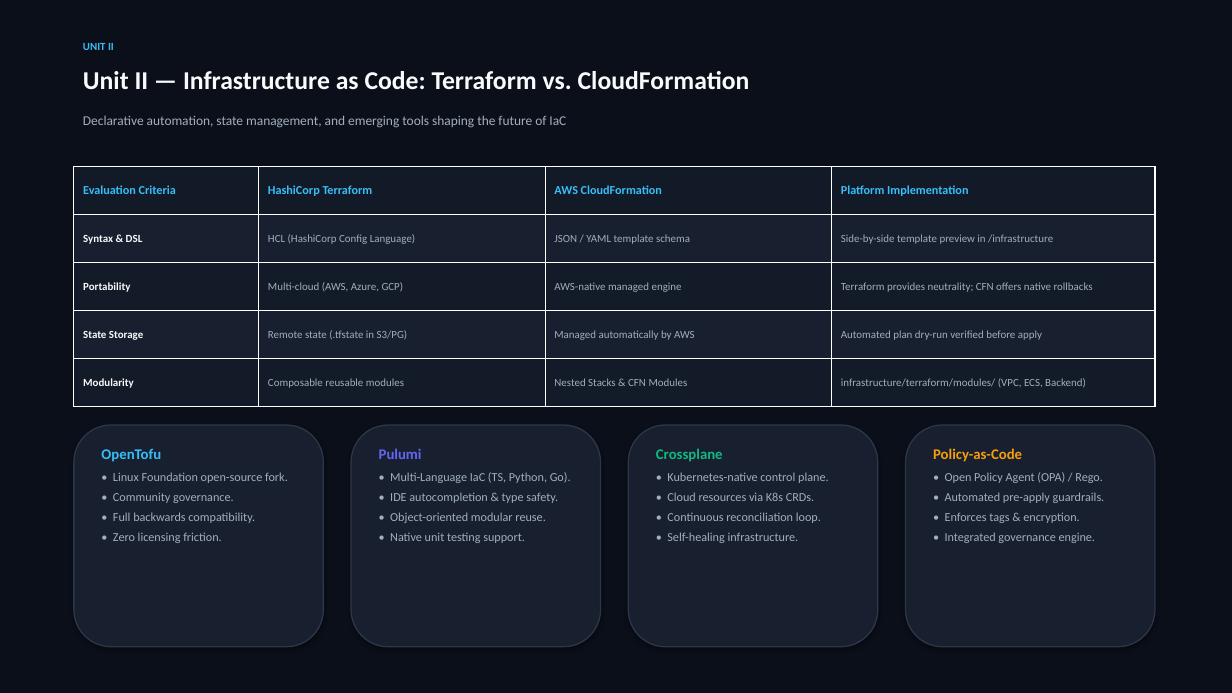
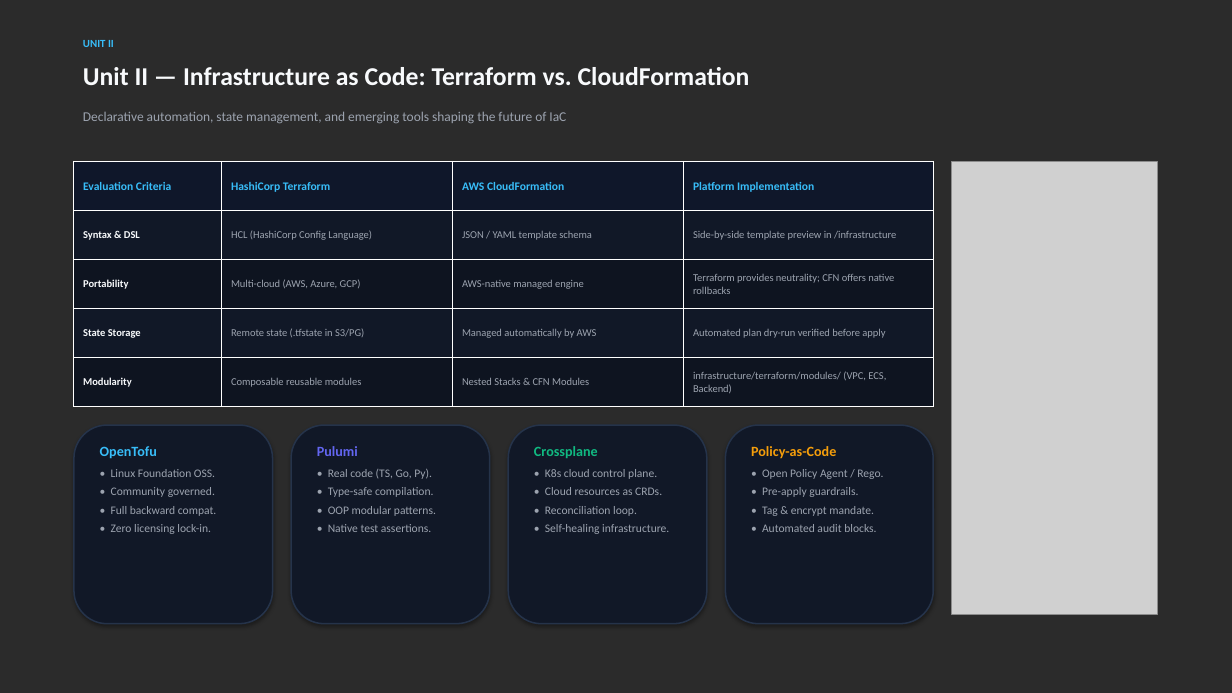
Before and after one commit to phanindra267/DevOps-WebApp, a slide deck: slide 6 of CloudOps_Sentinel_INT378_Presentation.pptx. Drawn at 1232x693 pixels with LibreOffice and Linux fonts; fonts in the diff are those of the drawing; grey boxes stand for pictures; background and template pictures are left out; a plain dark background stands for a picture behind light text. Boxes give left, top, right and bottom in pixels: in the first picture for what was removed or moved away, otherwise in the second. Text is boxed around its words. In the diff, an @@ line names an element or a change of style, - is before the commit and + after.

Commit message:
feat(ui,deck): elevate UI and presentation with rich backgrounds, side graphics, and interactive workbench

```diff
--- a/CloudOps_Sentinel_INT378_Presentation.pptx
+++ b/CloudOps_Sentinel_INT378_Presentation.pptx
@@ background #FFFFFF to picture (left out) @@
@@ rectangle removed at [0, 0, 1232, 693] @@
@@ text "Unit II — Infrastructure as ...": place and size @@
-text "Unit II — Infrastructure as ..." at [83, 71, 750, 89]
+text "Unit II — Infrastructure as ..." at [83, 67, 750, 85]
@@ text "Declarative automation, state management, and ..." at [83, 111, 566, 123]: text colour #A0AEC0 to #9CA3AF @@
@@ table at [74, 162, 933, 407] @@
@@ fill #121A28 to #0F172A in row 1 @@
@@ fill #18202F to #111827 in 8 cells @@
@@ fill #141B28 to #0E1420 in 8 cells @@
@@ size 9.5 to 9 pt in "Evaluation Criteria", "HashiCorp Terraform", "AWS CloudFormation", "Platform Implementation" @@
@@ size 8.5 to 8.2 pt in "Syntax & DSL", "HCL (HashiCorp Config Language)", "JSON / YAML template schema", "Side-by-side template preview in /infrastructure" and 12 more places @@
@@ text colour #A0AEC0 to #9CA3AF in "HCL (HashiCorp Config Language)", "JSON / YAML template schema", "Side-by-side template preview in /infrastructure", "Multi-cloud (AWS, Azure, GCP)" and 8 more places @@
@@ table: place and size @@
-table at [74, 166, 1155, 407]
+table at [74, 162, 933, 407]
@@ picture added at [952, 162, 1158, 615] @@
@@ rounded rectangle: place and size @@
-rounded rectangle at [74, 425, 323, 647]
+rounded rectangle at [74, 425, 273, 624]
@@ text at [100, 446, 157, 459]: size 11.5 to 11 pt in "OpenTofu"; less space between paragraphs @@
@@ fill #18202F to #111827; outline #2D3748 1 pt to #25334A 1.2 pt in 3 elements at [74, 425, 273, 624], [726, 425, 933, 624], [291, 425, 490, 624] @@
@@ rounded rectangle: place and size @@
-rounded rectangle at [351, 425, 601, 647]
+rounded rectangle at [291, 425, 490, 624]
@@ text added at [317, 446, 436, 532], 9 pt, text #9CA3AF @@
+Pulumi
+• Real code (TS, Go, Py).
+• Type-safe compilation.
+• OOP modular patterns.
+• Native test assertions.
@@ text removed at [379, 448, 571, 543] @@
-Pulumi
-• Multi-Language IaC (TS, Python, Go).
-• IDE autocompletion & type safety.
-• Object-oriented modular reuse.
-• Native unit testing support.
@@ rounded rectangle added at [508, 425, 707, 624], fill #111827, outline #25334A 1.2 pt @@
@@ text "Crossplane": place and size @@
-text "Crossplane" at [656, 448, 828, 543]
+text "Crossplane" at [534, 446, 669, 534]
@@ text at [534, 446, 669, 534]: size 11.5 to 11 pt in "Crossplane"; size 9.5 to 9 pt, text colour #A0AEC0 to #9CA3AF in "• Self-healing infrastructure."; less space between paragraphs @@
@@ rounded rectangle: place and size @@
-rounded rectangle at [628, 425, 878, 647]
+rounded rectangle at [726, 425, 933, 624]
@@ text "Policy-as-Code": place and size @@
-text "Policy-as-Code" at [933, 448, 1105, 543]
+text "Policy-as-Code" at [751, 446, 883, 532]
@@ text at [751, 446, 836, 459]: size 11.5 to 11 pt in "Policy-as-Code"; less space between paragraphs @@
@@ rounded rectangle removed at [906, 425, 1155, 647] @@
@@ text at [111, 469, 216, 534]: text changed; size 9.5 to 9 pt; text colour #A0AEC0 to #9CA3AF @@
-• Linux Foundation open-source fork.
-• Community governance.
-• Full backwards compatibility.
-• Zero licensing friction.
+• Linux Foundation OSS.
+• Community governed.
+• Full backward compat.
+• Zero licensing lock-in.
@@ text at [545, 469, 662, 516]: text changed; size 9.5 to 9 pt; text colour #A0AEC0 to #9CA3AF @@
-• Kubernetes-native control plane.
-• Cloud resources via K8s CRDs.
-• Continuous reconciliation loop.
+• K8s cloud control plane.
+• Cloud resources as CRDs.
+• Reconciliation loop.
@@ text at [762, 469, 883, 532]: text changed; size 9.5 to 9 pt; text colour #A0AEC0 to #9CA3AF @@
-• Open Policy Agent (OPA) / Rego.
-• Automated pre-apply guardrails.
-• Enforces tags & encryption.
-• Integrated governance engine.
+• Open Policy Agent / Rego.
+• Pre-apply guardrails.
+• Tag & encrypt mandate.
+• Automated audit blocks.
```
Also in this commit, not shown: 12 other slides changed, 35 other files.
